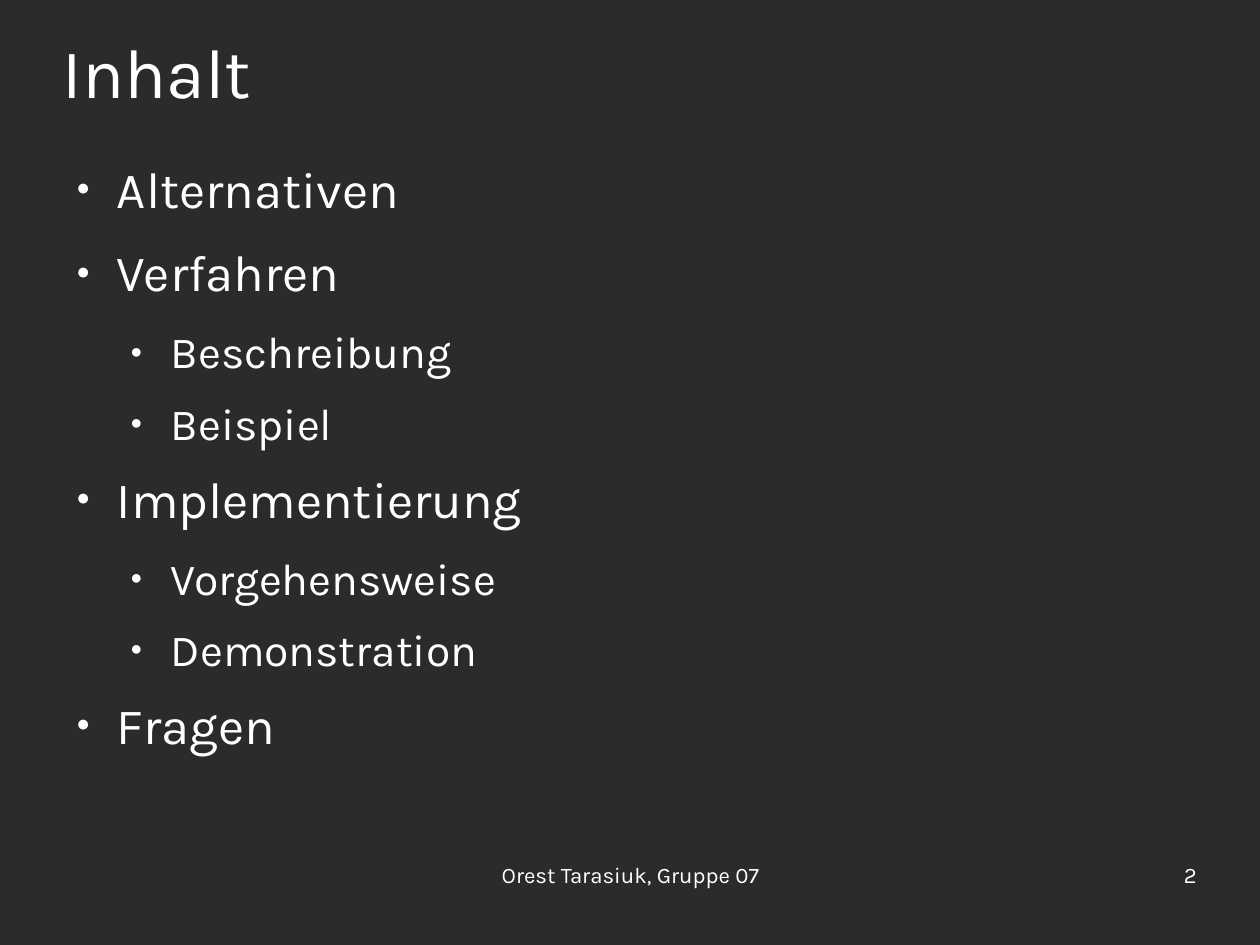
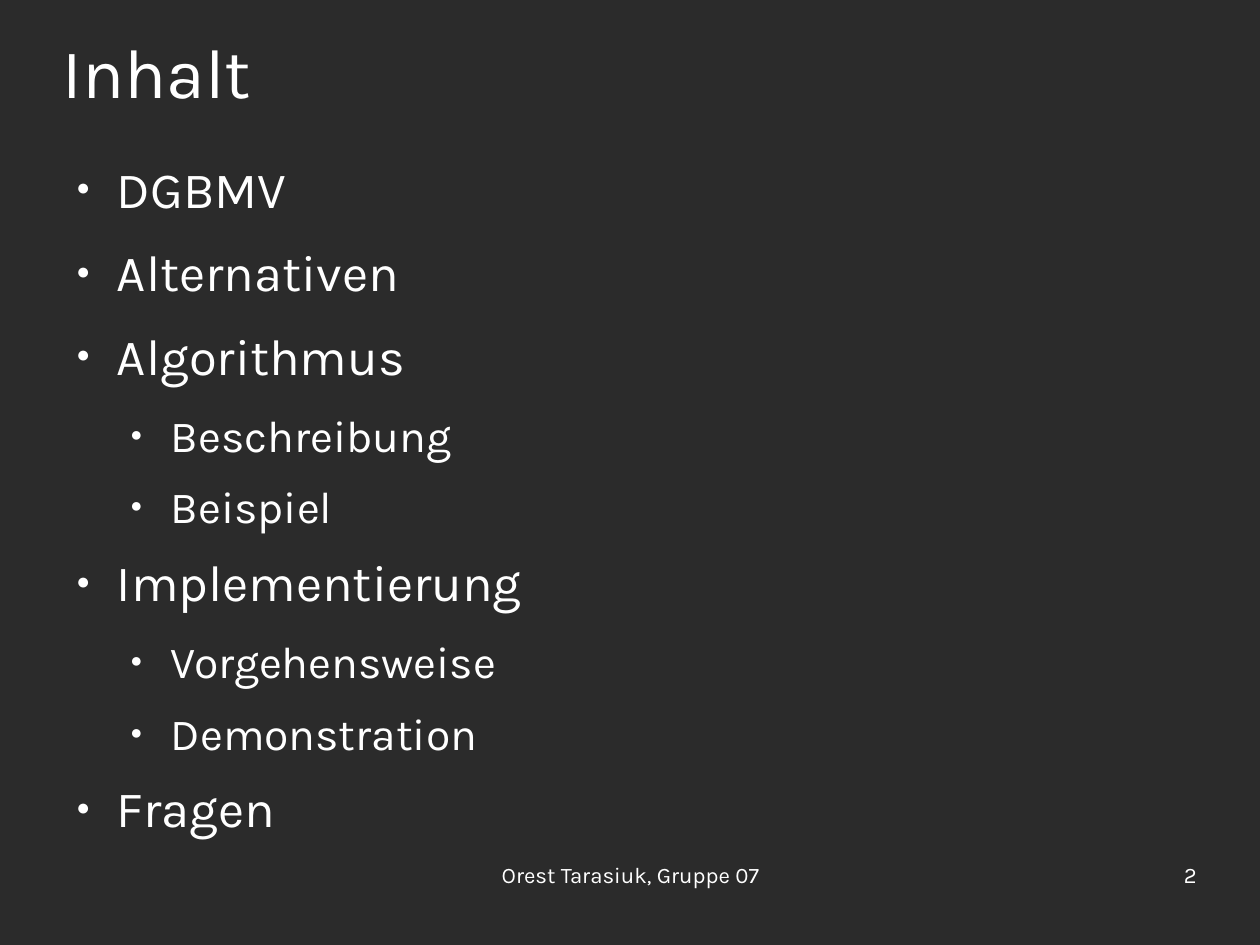
Before and after one commit to OrestTa/etip, a slide deck: slide 2 of Projekt2/Vortrag/vortrag2.odp. Drawn at 1260x945 pixels with LibreOffice and Linux fonts; fonts in the diff are those of the drawing; background and template pictures are left out; a plain dark background stands for a picture behind light text. Boxes give left, top, right and bottom in pixels: in the first picture for what was removed or moved away, otherwise in the second. Text is boxed around its words. In the diff, an @@ line names an element or a change of style, - is before the commit and + after.

```diff
--- a/Projekt2/Vortrag/vortrag2.odp
+++ b/Projekt2/Vortrag/vortrag2.odp
@@ text at (117, 175, 286, 209): paragraph added @@
+● DGBMV
@@ text at (117, 340, 405, 387): text changed @@
-● Verfahren
+● Algorithmus
```
Also in this commit, not shown: 7 other slides changed, 3 slides added.
